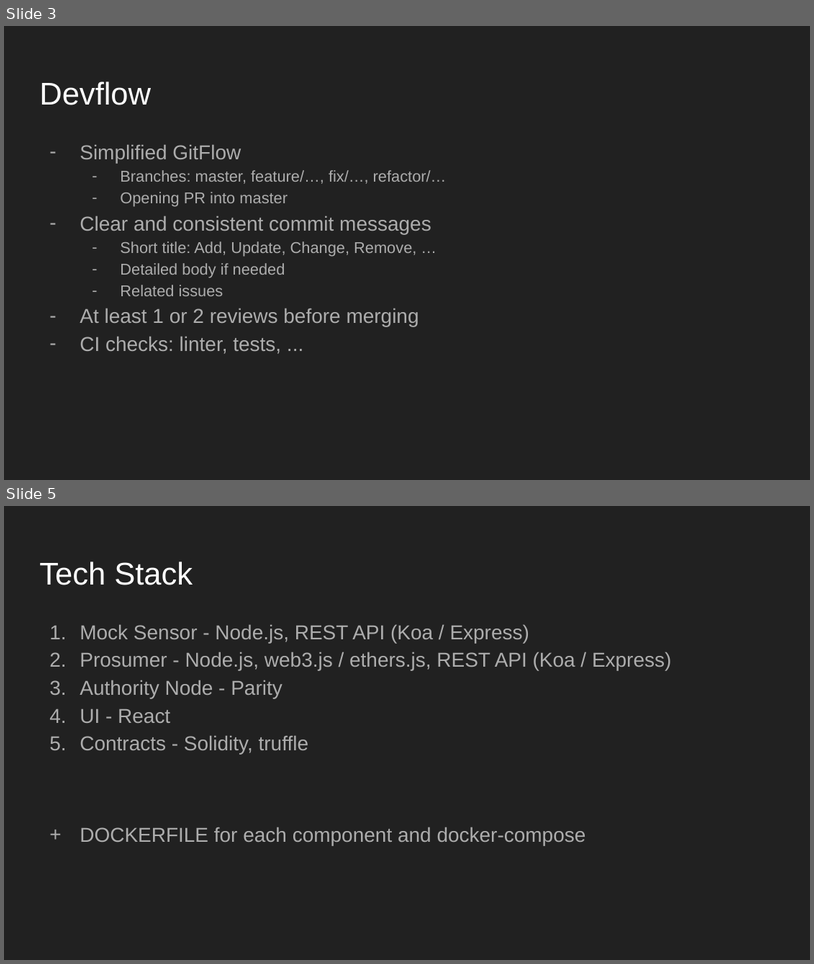
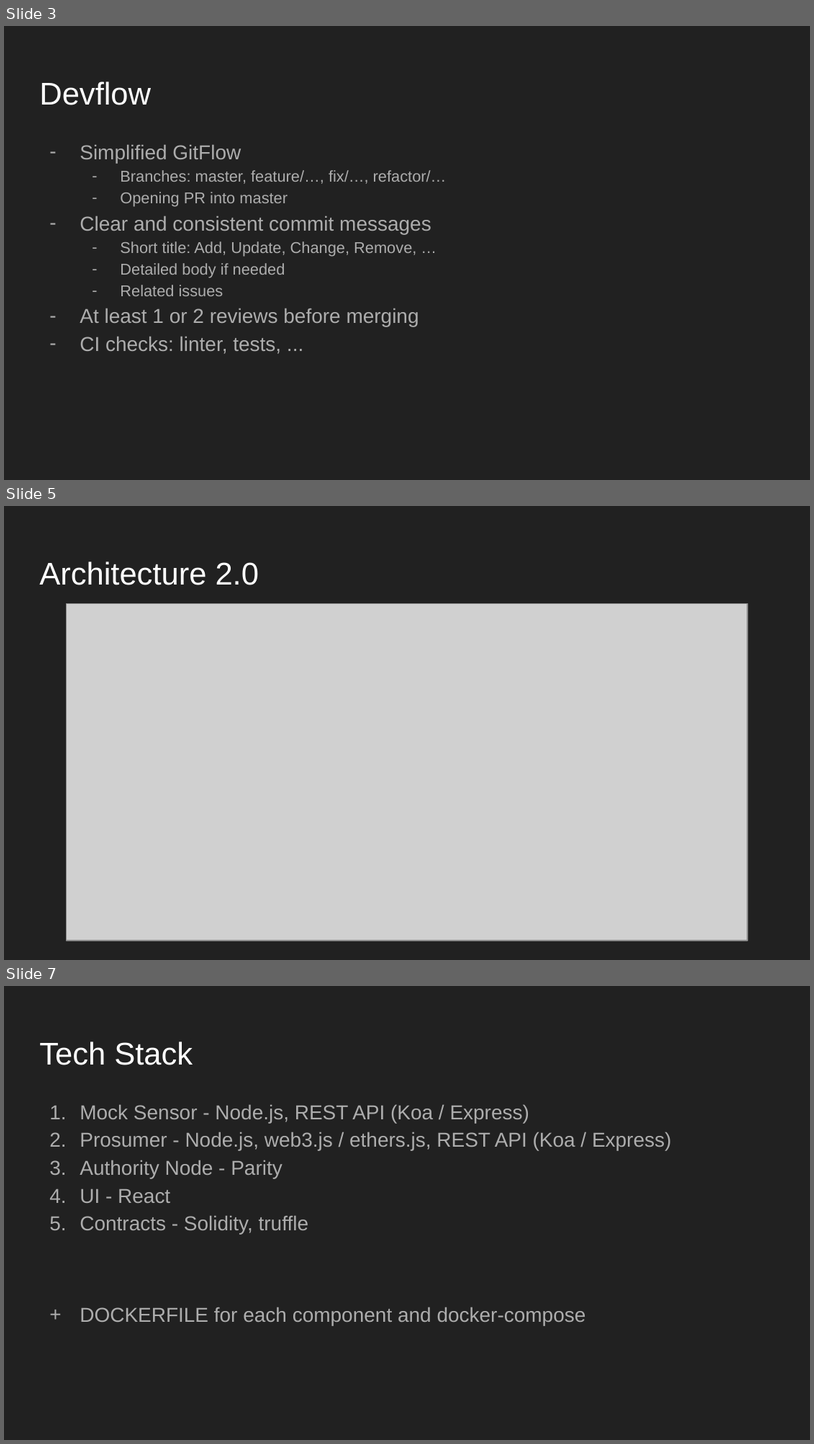
Before and after one commit to JacobEberhardt/decentralized-energy-trading, a slide deck: documentation/architecture.pptx. Shown one above the other, each under a label of ours: slides 3 and 5 before the commit, slides 3, 5 and 7 after it; the slides between them are not shown. The pictures are 814x964 and 814x1444 pixels, drawn with LibreOffice and Linux fonts; fonts in the diff are those of the drawing; grey boxes stand for pictures. Boxes give left, top, right and bottom in pixels: in the first picture for what was removed or moved away, otherwise in the second. Text is boxed around its words. In the diff, an @@ line names an element or a change of style, - is before the commit and + after.

Commit message:
Add updated presentation
- add slide Architecture 2.0 (from the 23.08.) with description
- add slide Architecture 3.0 (from the 07.05.) with description of changes

```diff
--- a/documentation/architecture.pptx
+++ b/documentation/architecture.pptx
@@ slide 5 added at (4,506,810,960), background #212121 @@
@@ title added at (39,561,260,585), 28 pt, text #FFFFFF @@
+Architecture 2.0
@@ picture added at (67,604,748,941) @@
@@ what was slide 5 is now slide 7 @@
```
Also in this commit, not shown: 1 slide changed, 1 other slide added.
